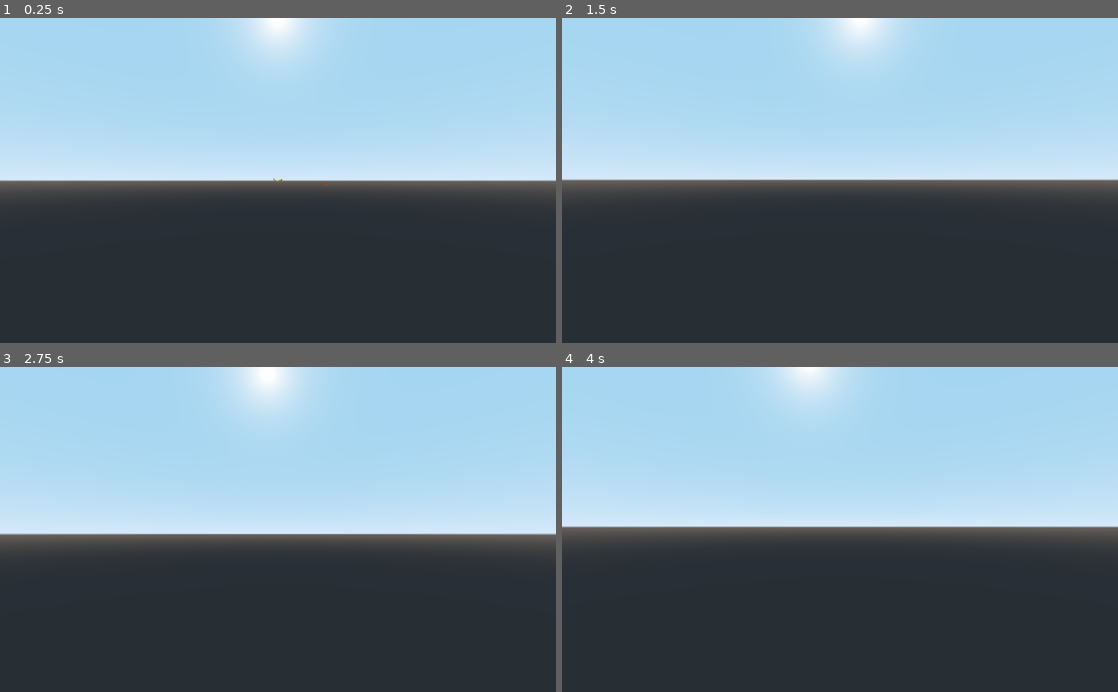
Above: before the commit, frames 1-4 (two rows, left to right).
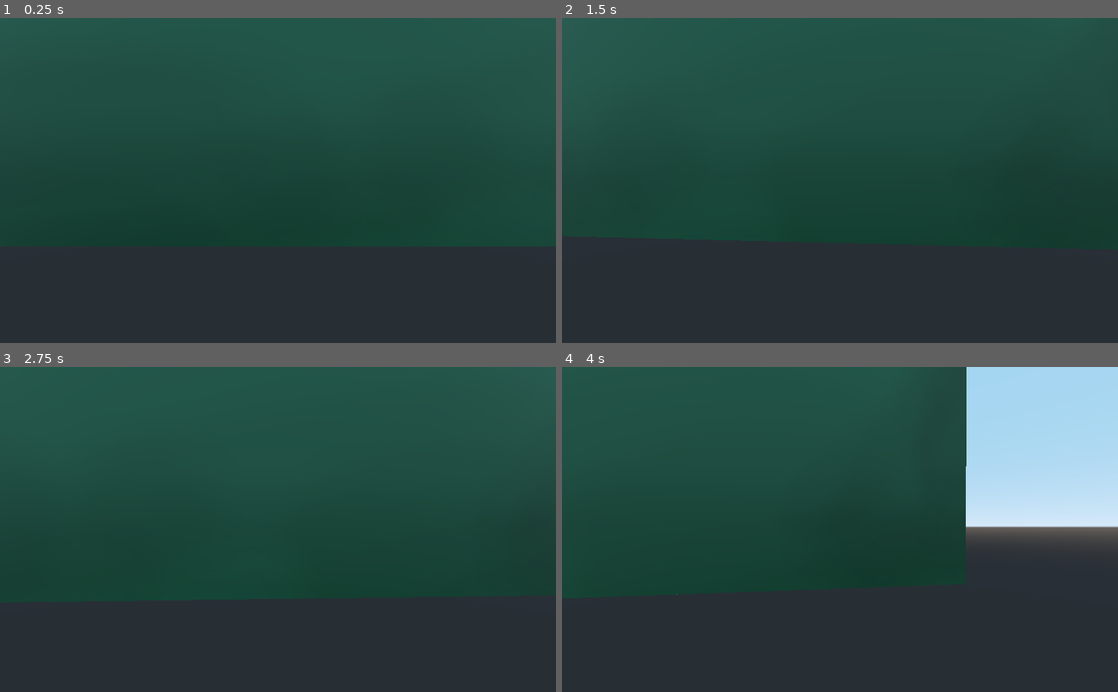
Above: after the commit, the same moments.

Repository: AlixBarreaux/game-jam
Game: Godot game, scene res://Main.tscn
The game is run twice, just before and just after one commit, with the same random seed, the same clock (stepped at 60 frames per second) and the same inputs.
Inputs (mouse positions are in pixels of both pictures, inside the frame that each line leads up to):
- Up to frame 1 (0.25 s): no input
- Up to frame 2 (1.5 s): tap Enter at 0.5 s; move the mouse to (867, 180) at 0.52 s; hold Z (move_forward) from 0.53 s (still down); tap E (interact) at 0.6, 1.35 s; move the mouse to (812, 180) at 1.27 s
- Up to frame 3 (2.75 s): keep holding Z (move_forward); tap Space at 2 s; move the mouse to (289, 523) at 2.02 s; tap E (interact) at 2.1 s
- Up to frame 4 (4 s): keep holding Z (move_forward); tap Enter at 2.75 s; move the mouse to (834, 536) at 2.77 s; tap E (interact) at 2.85, 3.6 s; tap Space at 3.5 s; move the mouse to (878, 532) at 3.52 s

The runs differ from the first frame. In frame 1, 57% of the frame differs, in the area x 0-100%, y 0-66%; in frame 2, 57%; in frame 3, 58%, in the area x 0-100%, y 0-63%; in frame 4, 41%.

Commit message:
remove the test files and clean the hierarchy

Diff:
--- a/Interactables/Furnitures/Animated/Doors/FurnitureDoor.tscn
+++ /dev/null
@@ -1,5 +0,0 @@
-[gd_scene load_steps=2 format=2]
-
-[ext_resource path="res://Interactables/Furnitures/Base/Furniture.tscn" type="PackedScene" id=1]
-
-[node name="FurnitureDoor" instance=ExtResource( 1 )]
--- a/Interactables/Furnitures/Base/furniture.gd
+++ b/Interactables/Furnitures/Base/furniture.gd
@@ -22,5 +22,6 @@
 func _check_current_state() -> void:
 	pass
 
+
 func _on_Interactable_interaction_received() -> void:
 	print("Furniture ", self.name, "received interaction from zone.")
--- a/Interactables/Furnitures/Dumpster/FurnitureDumpster.tscn
+++ b/Interactables/Furnitures/Dumpster/FurnitureDumpster.tscn
@@ -1,7 +1,7 @@
 [gd_scene load_steps=5 format=2]
 
 [ext_resource path="res://Interactables/Furnitures/Base/Furniture.tscn" type="PackedScene" id=1]
-[ext_resource path="res://Interactables/Furnitures/Dumpster/dumpster.gd" type="Script" id=2]
+[ext_resource path="res://Interactables/Furnitures/Dumpster/furniture_dumpster.gd" type="Script" id=2]
 [ext_resource path="res://Interactables/Furnitures/Dumpster/Model/ModelDumpster.tscn" type="PackedScene" id=3]
 
 [sub_resource type="BoxShape" id=1]
--- a/Interactables/Furnitures/Dumpster/Model/ModelBase.tscn
+++ /dev/null
@@ -1,3 +0,0 @@
-[gd_scene format=2]
-
-[node name="ModelBase" type="Spatial"]
--- a/World.tscn
+++ b/World.tscn
@@ -1,8 +1,9 @@
-[gd_scene load_steps=7 format=2]
+[gd_scene load_steps=8 format=2]
 
 [ext_resource path="res://Player/Player.tscn" type="PackedScene" id=1]
 [ext_resource path="res://Interactables/Items/Banana/ItemBanana.tscn" type="PackedScene" id=2]
 [ext_resource path="res://Interactables/Items/Carrot/ItemCarrot.tscn" type="PackedScene" id=3]
+[ext_resource path="res://Interactables/Furnitures/Dumpster/FurnitureDumpster.tscn" type="PackedScene" id=4]
 
 [sub_resource type="SpatialMaterial" id=1]
 albedo_color = Color( 0.345098, 0.345098, 0.345098, 1 )
@@ -43,3 +44,5 @@
 collision_mask = 1
 
 [node name="Furnitures" type="Spatial" parent="."]
+
+[node name="FurnitureDumpster" parent="Furnitures" instance=ExtResource( 4 )]
--- a/project.godot
+++ b/project.godot
@@ -12,7 +12,7 @@
 "base": "Furniture",
 "class": "Dumpster",
 "language": "GDScript",
-"path": "res://Interactables/Furnitures/Dumpster/dumpster.gd"
+"path": "res://Interactables/Furnitures/Dumpster/furniture_dumpster.gd"
 }, {
 "base": "Spatial",
 "class": "Furniture",
Renamed: Interactables/Furnitures/Dumpster/Model/dumpsterconstant.gltf -> Interactables/Furnitures/Dumpster/Model/dumpster.gltf
Not shown, changed: Interactables/Furnitures/Dumpster/Model/dumpster.gltf.import
Renamed: Interactables/Furnitures/Dumpster/dumpster.gd -> Interactables/Furnitures/Dumpster/furniture_dumpster.gd
